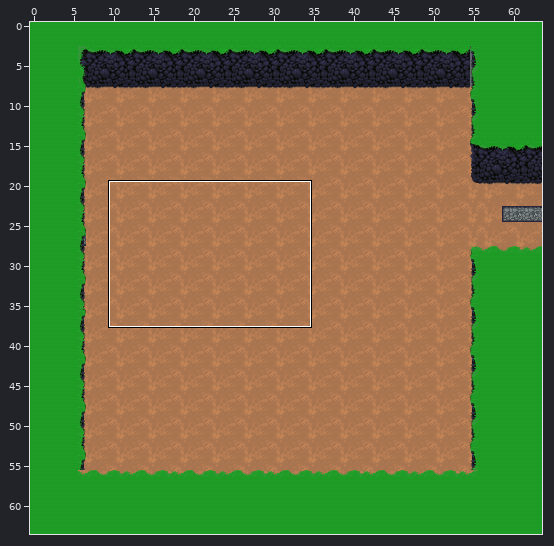
One commit to this Tiled map: SecretProject/SecretProject/bin/DesktopGL/AnyCPU/Debug/Content/Map/Forest.tmx. Above: a wide view before the commit, with the close-up outlined.
Close-up. First the earlier version:
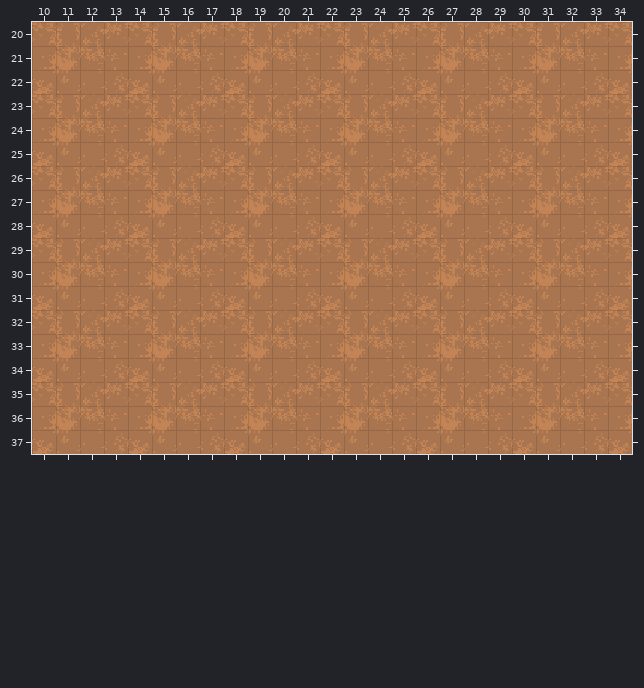
Cells are 16x16 px. Shown: x 10..34, y 20..37. The commit also changed other parts of the map, which this record leaves out.
And afterwards:
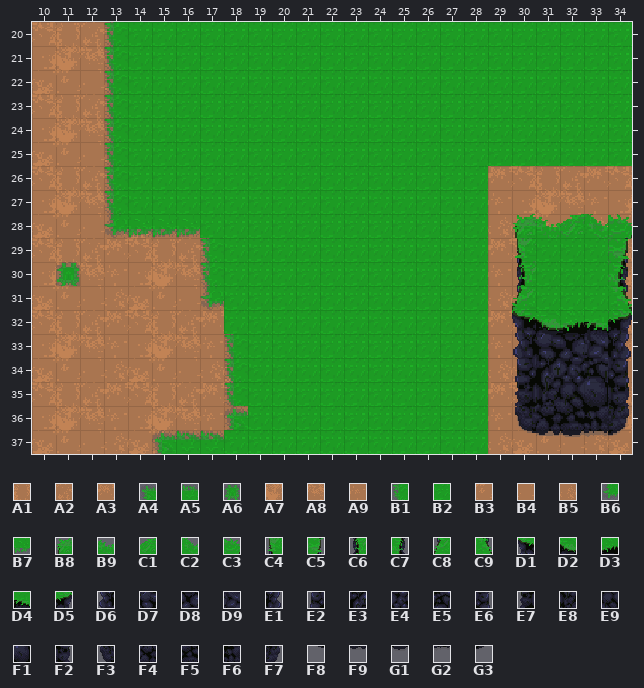
Key: from "MasterSpriteSheet": A1 905, A2 906, A3 907, A4 913, A5 914, A6 916, A7 1005, A8 1006, A9 1007, B1 1013, B2 1014, B3 1105, B4 1106, B5 1107, B6 1113, B7 1114, B8 2604, B9 2605, C1 2606, C2 2607, C3 2611, C4 3004, C5 3011, C6 3104, C7 3111, C8 3204, C9 3211, D1 3304, D2 3305, D3 3306, D4 3307, D5 3311, D6 3404, D7 3405, D8 3406, D9 3407, E1 3411, E2 3504, E3 3505, E4 3506, E5 3507, E6 3511, E7 3604, E8 3605, E9 3606, F1 3607, F2 3611, F3 3704, F4 3705, F5 3706, F6 3707, F7 3711, F8 3804, F9 3805, G1 3806, G2 3807, G3 3811.
__ is an empty cell.
Tiles replaced or removed in this view: A1, A2, A3, A7, A8, A9, B3, B4, B5.
Change:
Changed rows in their new state; .. is an unchanged cell.
Layer "background":
first column x 31:
29 B2 B2 B2
30 B2 B2 B2
31 B2 B2 B2
Layer "midGround":
first column x 11:
20 .. .. B1 B2 B2 B2 B2 B2 B2 B2 B2 B2 B2 B2 B2 B2 B2 B2 B2 B2 B2 B2 B2 B2
21 .. .. B1 B2 B2 B2 B2 B2 B2 B2 B2 B2 B2 B2 B2 B2 B2 B2 B2 B2 B2 B2 B2 B2
22 .. .. B1 B2 B2 B2 B2 B2 B2 B2 B2 B2 B2 B2 B2 B2 B2 B2 B2 B2 B2 B2 B2 B2
23 .. .. B1 B2 B2 B2 B2 B2 B2 B2 B2 B2 B2 B2 B2 B2 B2 B2 B2 B2 B2 B2 B2 B2
24 .. .. B1 B2 B2 B2 B2 B2 B2 B2 B2 B2 B2 B2 B2 B2 B2 B2 B2 B2 B2 B2 B2 B2
25 .. .. B1 B2 B2 B2 B2 B2 B2 B2 B2 B2 B2 B2 B2 B2 B2 B2 B2 B2 B2 B2 B2 B2
26 .. .. B1 B2 B2 B2 B2 B2 B2 B2 B2 B2 B2 B2 B2 B2 B2 B2 .. .. .. .. .. ..
27 .. .. B1 B2 B2 B2 B2 B2 B2 B2 B2 B2 B2 B2 B2 B2 B2 B2 .. .. .. .. .. ..
28 .. .. B6 B7 B7 B7 B2 B2 B2 B2 B2 B2 B2 B2 B2 B2 B2 B2 .. .. .. .. .. ..
29 .. .. .. .. .. .. B1 B2 B2 B2 B2 B2 B2 B2 B2 B2 B2 B2 .. .. .. .. .. ..
30 A6 .. .. .. .. .. B1 B2 B2 B2 B2 B2 B2 B2 B2 B2 B2 B2 .. .. .. .. .. ..
31 .. .. .. .. .. .. B6 B2 B2 B2 B2 B2 B2 B2 B2 B2 B2 B2 .. .. .. .. .. ..
32 .. .. .. .. .. .. .. B2 B2 B2 B2 B2 B2 B2 B2 B2 B2 B2 .. .. .. .. .. ..
33 .. .. .. .. .. .. .. B1 B2 B2 B2 B2 B2 B2 B2 B2 B2 B2 .. .. .. .. .. ..
34 .. .. .. .. .. .. .. B1 B2 B2 B2 B2 B2 B2 B2 B2 B2 B2 .. .. .. .. .. ..
35 .. .. .. .. .. .. .. B1 B2 B2 B2 B2 B2 B2 B2 B2 B2 B2 .. .. .. .. .. ..
36 .. .. .. .. .. .. .. A4 B2 B2 B2 B2 B2 B2 B2 B2 B2 B2 .. .. .. .. .. ..
37 .. .. .. .. A4 A5 A5 B2 B2 B2 B2 B2 B2 B2 B2 B2 B2 B2 .. .. .. .. .. ..
Layer "buildings":
first column x 30:
28 B8 B9 C1 C2 C3
29 C4 .. .. .. C5
30 C6 .. .. .. C7
31 C8 .. .. .. C9
32 D1 D2 D3 D4 D5
33 D6 D7 D8 D9 E1
34 E2 E3 E4 E5 E6
35 E7 E8 E9 F1 F2
36 F3 F4 F5 F6 F7
37 F8 F9 G1 G2 G3
Boxes around the changes in both close-ups, in picture pixels (x1, y1, x2, y2):
changed: (104, 22, 632, 454)
added: (56, 262, 80, 286)
